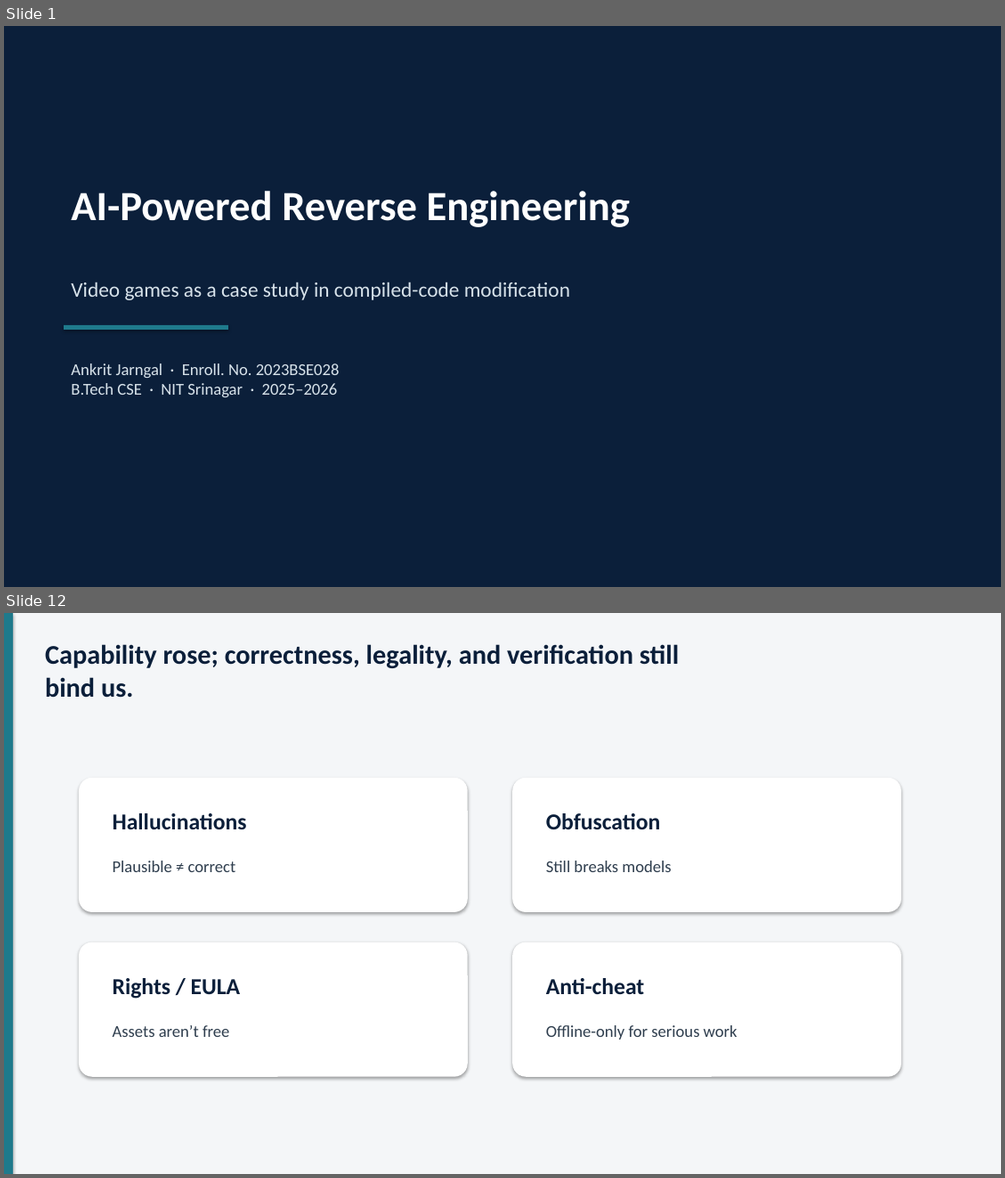
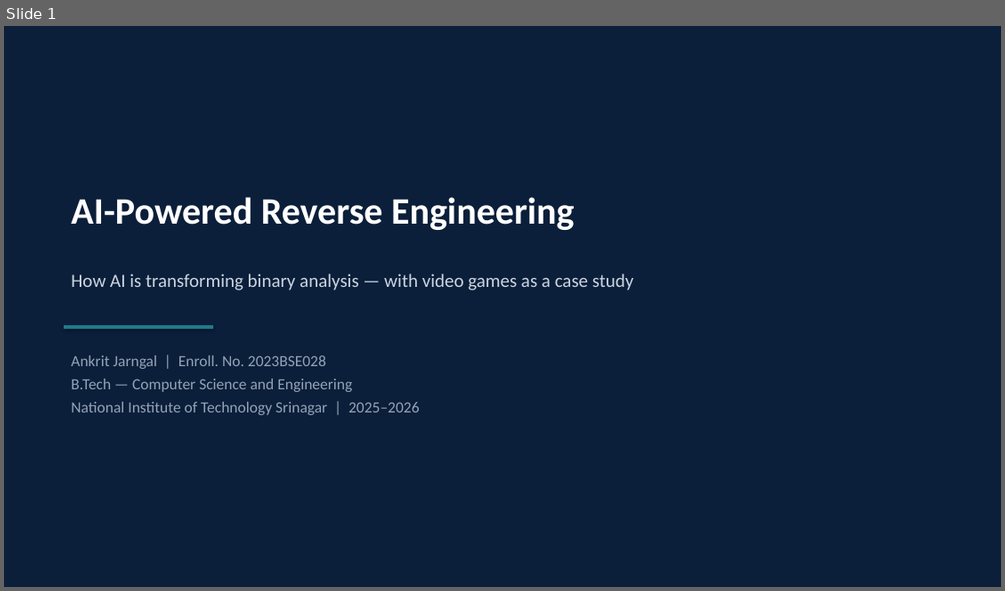
Before and after one commit to Ankritjarngal/coding-platform-assignment, a slide deck: seminar/Ankrit_Jarngal_2023BSE028_Seminar_PPT.pptx. Shown one above the other, each under a label of ours: slides 1 and 12 before the commit, slide 1 after it; the slides between them are not shown. The pictures are 1005x1178 and 1005x591 pixels, drawn with LibreOffice and Linux fonts; fonts in the diff are those of the drawing. Boxes give left, top, right and bottom in pixels: in the first picture for what was removed or moved away, otherwise in the second. Text is boxed around its words. In the diff, an @@ line names an element or a change of style, - is before the commit and + after.

```diff
--- a/seminar/Ankrit_Jarngal_2023BSE028_Seminar_PPT.pptx
+++ b/seminar/Ankrit_Jarngal_2023BSE028_Seminar_PPT.pptx
@@ slide 12 removed at (x1=4, y1=613, x2=1001, y2=1174), background #F4F6F8 @@
@@ rectangle removed at (x1=4, y1=613, x2=13, y2=1174) @@
@@ text removed at (x1=45, y1=644, x2=679, y2=698) @@
-Capability rose; correctness, legality, and verification still bind us.
@@ rounded rectangle removed at (x1=79, y1=778, x2=468, y2=912) @@
@@ rounded rectangle removed at (x1=512, y1=778, x2=901, y2=912) @@
@@ text removed at (x1=113, y1=813, x2=247, y2=830) @@
-Hallucinations
@@ text removed at (x1=546, y1=813, x2=660, y2=830) @@
-Obfuscation
@@ text removed at (x1=113, y1=860, x2=236, y2=872) @@
-Plausible ≠ correct
@@ text removed at (x1=546, y1=860, x2=671, y2=872) @@
-Still breaks models
@@ rounded rectangle removed at (x1=79, y1=942, x2=468, y2=1077) @@
@@ rounded rectangle removed at (x1=512, y1=942, x2=901, y2=1077) @@
@@ text removed at (x1=113, y1=978, x2=241, y2=998) @@
-Rights / EULA
@@ text removed at (x1=546, y1=978, x2=644, y2=995) @@
-Anti-cheat
@@ text removed at (x1=113, y1=1025, x2=229, y2=1037) @@
-Assets aren’t free
@@ text removed at (x1=546, y1=1025, x2=737, y2=1039) @@
-Offline-only for serious work
@@ slide 1 changed as well @@
@@ text "AI-Powered Reverse Engineering" moved from (x1=71, y1=191, x2=630, y2=227) to (x1=71, y1=197, x2=574, y2=230) @@
@@ text "AI-Powered Reverse Engineering" at (x1=71, y1=197, x2=574, y2=230): size 40 to 36 pt; more space between paragraphs @@
@@ text at (x1=71, y1=273, x2=634, y2=290): text changed; size 20 to 18 pt; text colour #D7E2EA to #CBD5E1 @@
-Video games as a case study in compiled-code modification
+How AI is transforming binary analysis — with video games as a case study
@@ rectangle resized from (x1=64, y1=325, x2=228, y2=329) to (x1=64, y1=325, x2=213, y2=329) @@
@@ text at (x1=71, y1=355, x2=420, y2=415): text changed; size 16 to 15 pt; text colour #D7E2EA to #94A3B8 @@
-Ankrit Jarngal · Enroll. No. 2023BSE028
-B.Tech CSE · NIT Srinagar · 2025–2026
+Ankrit Jarngal | Enroll. No. 2023BSE028
+B.Tech — Computer Science and Engineering
+National Institute of Technology Srinagar | 2025–2026
```
Also in this commit, not shown: 8 slides added, 12 other slides removed, 14 other files.
